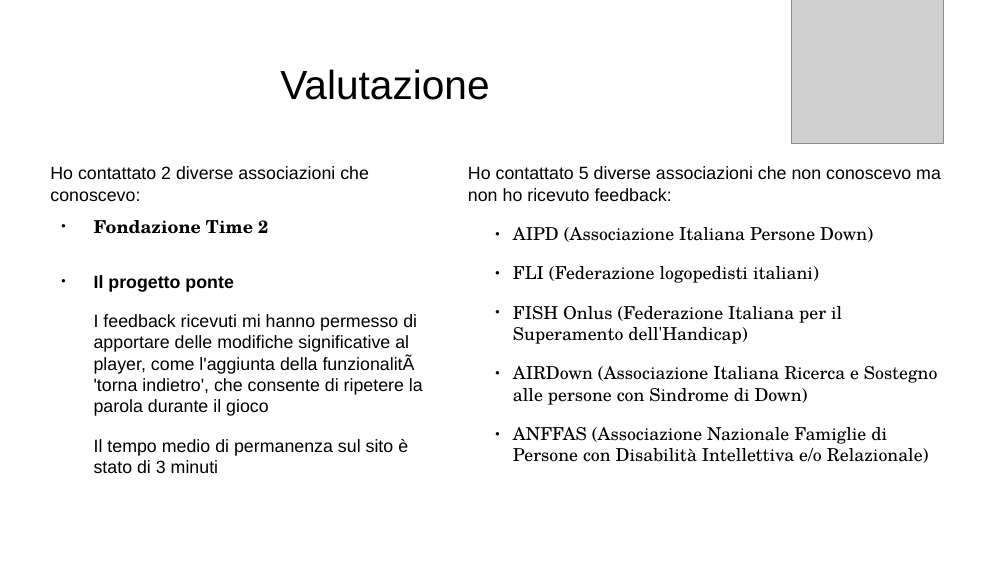
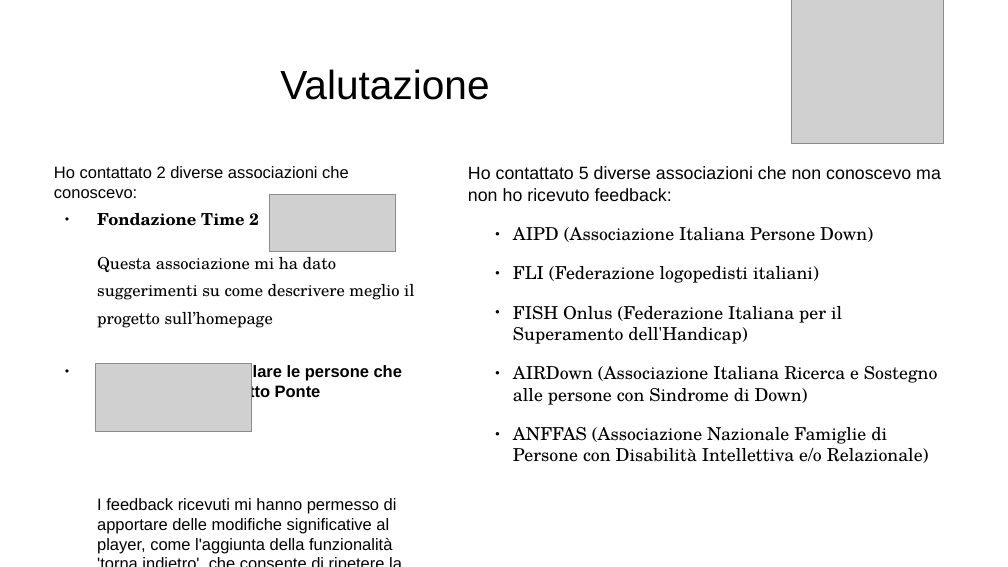
Before and after one commit to daloiso/tesi, a slide deck: slide 17 of presentazione_tesi.odp. Drawn at 1008x567 pixels with LibreOffice and Linux fonts; fonts in the diff are those of the drawing; grey boxes stand for pictures. Boxes give left, top, right and bottom in pixels: in the first picture for what was removed or moved away, otherwise in the second. Text is boxed around its words. In the diff, an @@ line names an element or a change of style, - is before the commit and + after.

Commit message:
conclusioni della tesi

```diff
--- a/presentazione_tesi.odp
+++ b/presentazione_tesi.odp
@@ text at box(54, 166, 349, 226): size 14 to 12.9 pt in "Ho contattato 2 diverse associazioni che conoscevo:", "Fondazione Time 2"; line spacing 1.5 to 1.4 @@
@@ picture added at box(270, 194, 396, 252) @@
@@ text at box(97, 257, 414, 553): text changed; size 14 to 12.9 pt @@
-● Il progetto ponte
-I feedback ricevuti mi hanno permesso di apportare delle modifiche significative al player, come l'aggiunta della funzionalitÃ 'torna indietro', che consente di ripetere la parola durante il gioco
-Il tempo medio di permanenza sul sito è stato di 3 minuti
+Questa associazione mi ha dato suggerimenti su come descrivere meglio il progetto sull’homepage
+● Il Margine in particolare le persone che gestiscono il Progetto Ponte
+I feedback ricevuti mi hanno permesso di apportare delle modifiche significative al player, come l'aggiunta della funzionalità 'torna indietro', che consente di ripetere la parola durante il gioco
@@ picture added at box(96, 364, 252, 433) @@
```
Also in this commit, not shown: 2 other slides changed, 1 slide added, 3 other files.
